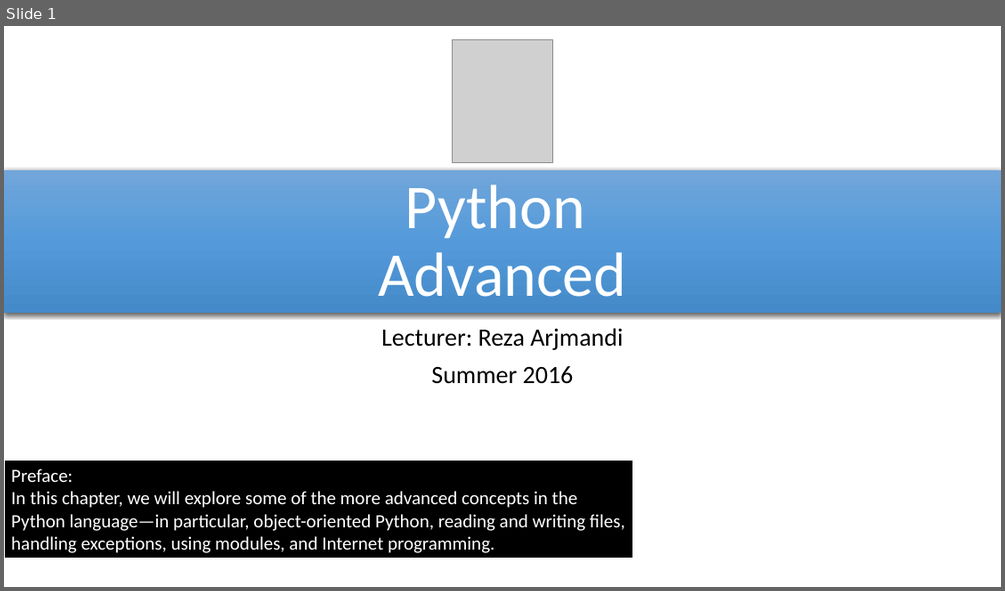
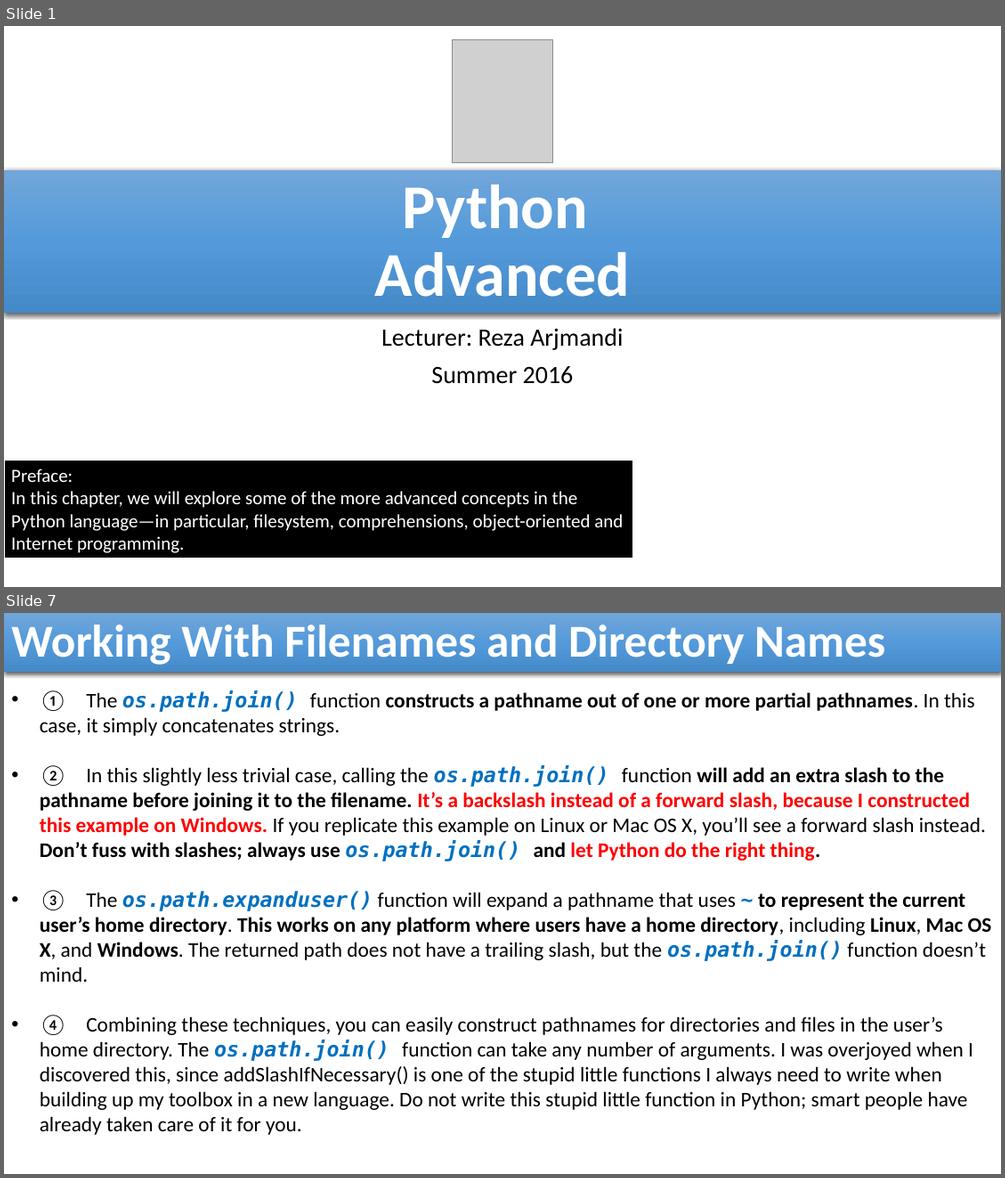
Before and after one commit to reza-arjmandi/rpi-course, a slide deck: session4/presentaion/Python_Advanced.pptx. Shown one above the other, each under a label of ours: slide 1 before the commit, slides 1 and 7 after it; the slides between them are not shown. The pictures are 1005x591 and 1005x1178 pixels, drawn with LibreOffice and Linux fonts; fonts in the diff are those of the drawing; grey boxes stand for pictures. Boxes give left, top, right and bottom in pixels: in the first picture for what was removed or moved away, otherwise in the second. Text is boxed around its words. In the diff, an @@ line names an element or a change of style, - is before the commit and + after.

Commit message:
Python_Advanced presentation file updated

```diff
--- a/session4/presentaion/Python_Advanced.pptx
+++ b/session4/presentaion/Python_Advanced.pptx
@@ slide 7 added at [4, 613, 1001, 1174], background #FFFFFF @@
@@ rectangle added at [4, 613, 1001, 672], fill gradient #71A6DB to #559BDB to #448ACA, 44 pt, text #FFFFFF, bold @@
+Working With Filenames and Directory Names
@@ text added at [40, 690, 992, 1135], 20 pt, text #000000 @@
+• ① The os.path.join() function constructs a pathname out of one or more partial pathnames. In this case, it simply concatenates strings.
+• ② In this slightly less trivial case, calling the os.path.join() function will add an extra slash to the pathname before joining it to the filename. It’s a backslash instead of a forward slash, because I constructed this example on Windows. If you replicate this example on Linux or Mac OS X, you’ll see a forward slash instead. Don’t fuss with slashes; always use os.path.join() and let Python do the right thing.
+• ③ The os.path.expanduser() function will expand a pathname that uses ~ to represent the current user’s home directory. This works on any platform where users have a home directory, including Linux, Mac OS X, and Windows. The returned path does not have a trailing slash, but the os.path.join() function doesn’t mind.
+• ④ Combining these techniques, you can easily construct pathnames for directories and files in the user’s home directory. The os.path.join() function can take any number of arguments. I was overjoyed when I discovered this, since addSlashIfNecessary() is one of the stupid little functions I always need to write when building up my toolbox in a new language. Do not write this stupid little function in Python; smart people have already taken care of it for you.
@@ slide 1 changed as well @@
@@ title "Python Advanced" at [4, 170, 1001, 313]: bold on @@
@@ text in rectangle at [11, 491, 623, 553]: text changed @@
-In this chapter, we will explore some of the more advanced concepts in the Python language—in particular, object-oriented Python, reading and writing files, handling exceptions, using modules, and Internet programming.
+In this chapter, we will explore some of the more advanced concepts in the Python language—in particular, filesystem, comprehensions, object-oriented and Internet programming.
```
Also in this commit, not shown: 22 other slides changed, 27 other slides added.
